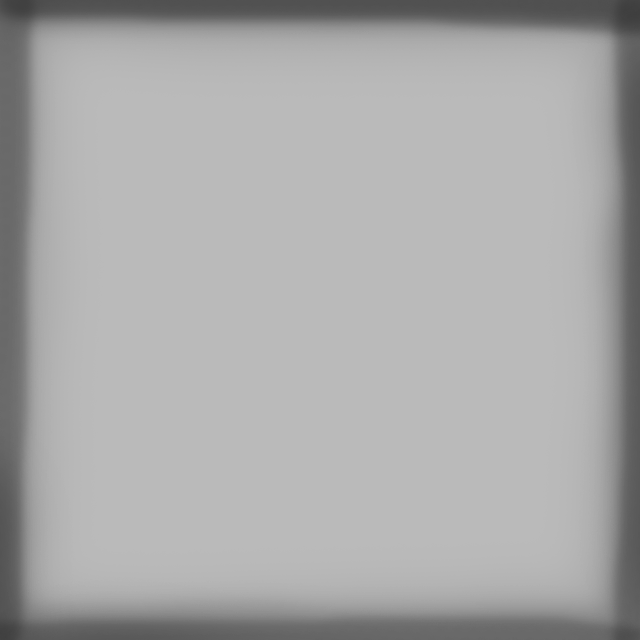
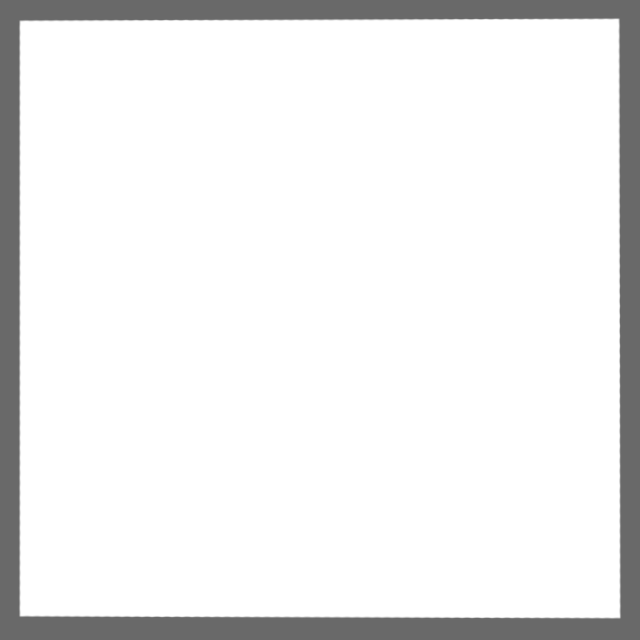
Layers edited between the first and the second 640 × 640 image:
added layer "Слой 1" above "Слой 2" over [0, 0, 640, 640]
added layer "Слой 2" over [0, 0, 640, 640]
